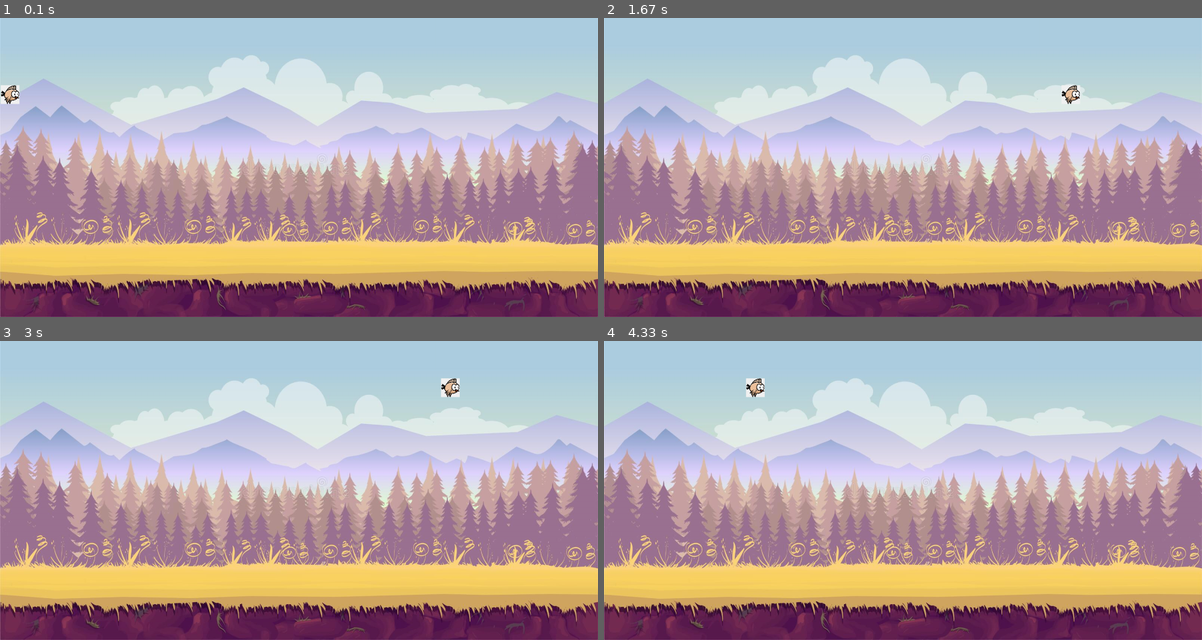
Above: before the commit, frames 1-4 (two rows, left to right).
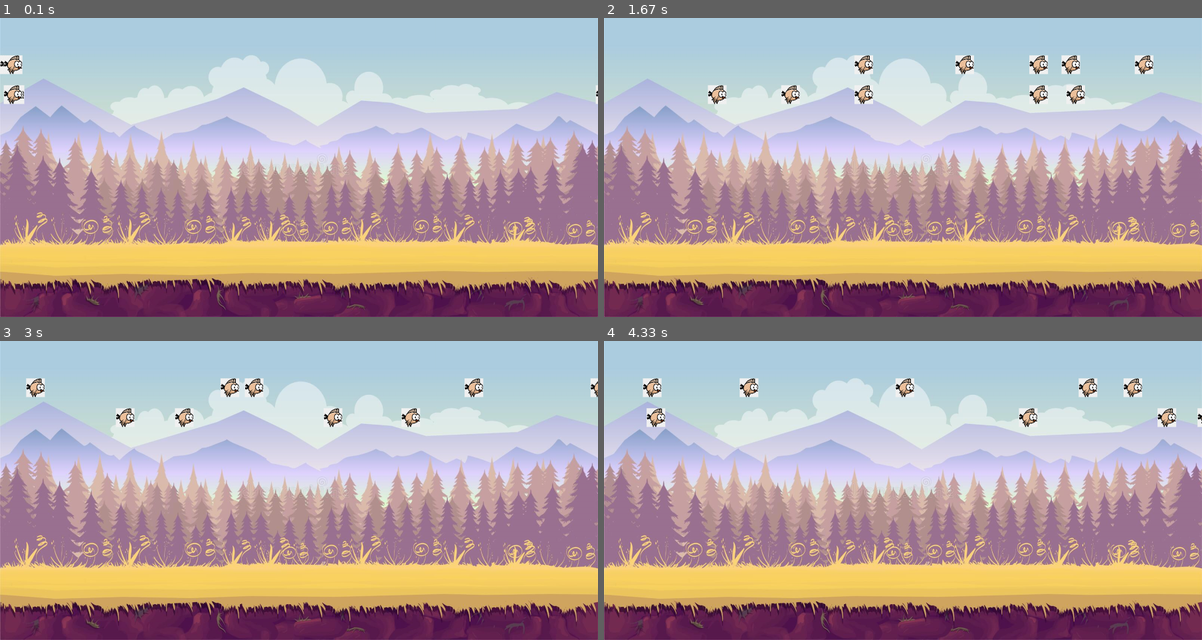
Above: after the commit, the same moments.

Repository: gus-trager/PyGame-DeSoft
Game: pygame game, started from jogo/jogo.py
Two runs of this game, one before a commit and one after it. Both use one fixed random seed, a clock stepped at 60 frames per second and the inputs below.
Inputs:
- Up to frame 1 (0.1 s): no input
- Up to frame 2 (1.67 s): no input
- Up to frame 3 (3 s): no input
- Up to frame 4 (4.33 s): no input

The runs differ from the first frame. In frame 1, 0.5% of the frame differs, in the area x 0-100%, y 12-29%; in frame 2, 1.7%, in the area x 17-92%, y 12-29%; in frame 3, 1.6%; in frame 4, 1.6%.

Commit message:
adicionando a função que multiplica os passaros

Diff:
--- a/jogo/jogo.py
+++ b/jogo/jogo.py
@@ -57,8 +57,13 @@
                 self.speedx = random.randint(-15, -10)
             self.speedy = 0
 
+#Grupo de passaros
+all_passaros = pygame.sprite.Group()
 
-passaro1 = Passaro(image_passaro)
+#Criando vários passasor
+for i in range(10):
+    passaro = Passaro(image_passaro)
+    all_passaros.add(passaro)
 
 
 clock = pygame.time.Clock()
@@ -78,13 +83,14 @@
 
 
     #Atualiza a posição dos pássaros
+    all_passaros.update()
 
     window.fill((0, 0 ,0)) #Preenche a tela com a cor preta
     window.blit(image_backgroud, (0,0)) #Depois preenche com o backgroud
 
-    window.blit(passaro1.image, (passaro1.rect))
+    #Desenha os passaros na tela
+    all_passaros.draw(window)
 
-    passaro1.update()
     pygame.display.update()
 
 pygame.quit()
